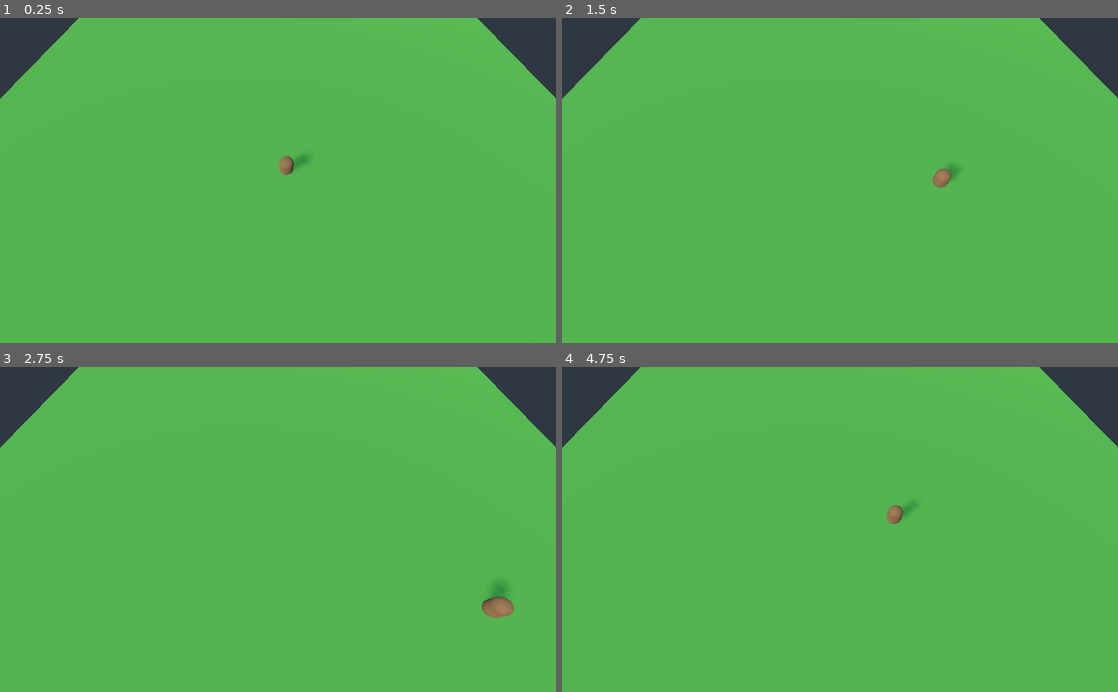
Above: before the commit, frames 1-4 (two rows, left to right).
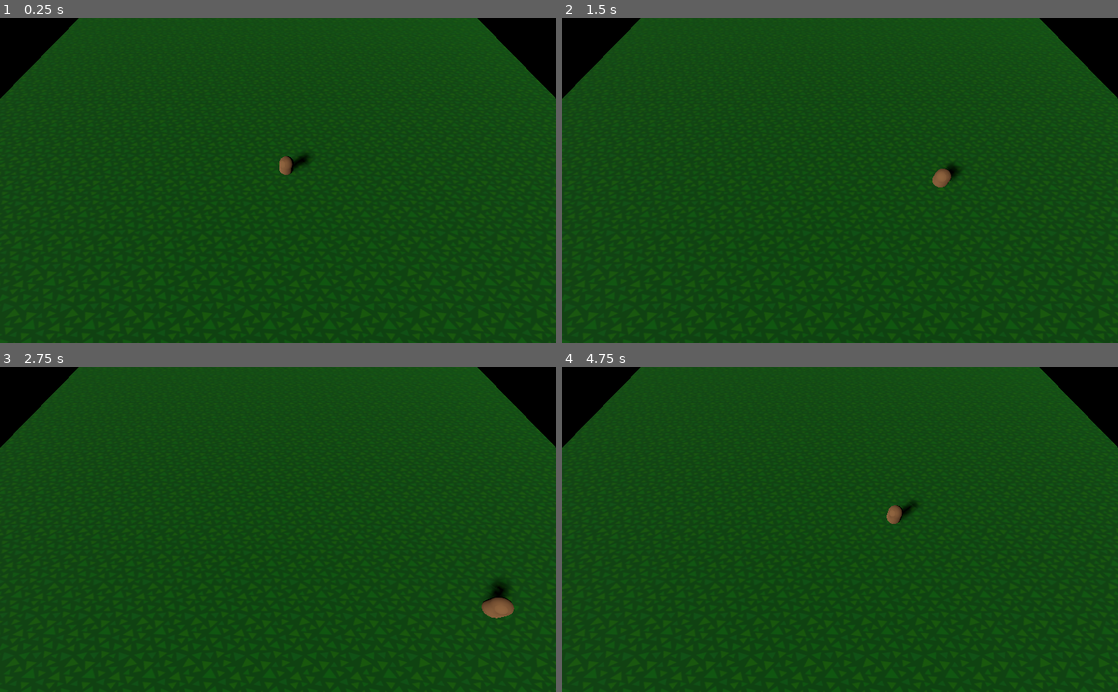
Above: after the commit, the same moments.

Repository: bmolyneaux/GGJ2020
Game: Godot game, scene res://Level/Level.tscn
The game is run twice, just before and just after one commit, with the same random seed, the same clock (stepped at 60 frames per second) and the same inputs.
Inputs:
- Up to frame 1 (0.25 s): no input
- Up to frame 2 (1.5 s): tap Enter at 0.5 s; hold D 0.53-1.28 s; tap Space at 0.77 s; hold S from 1.28 s (still down)
- Up to frame 3 (2.75 s): tap Space at 1.52 s; release S at 2.03 s; hold D from 2.03 s (still down)
- Up to frame 4 (4.75 s): release D at 2.78 s; hold W 2.78-3.53 s; tap Space at 3.02, 3.77, 4.52 s; hold A from 3.53 s (still down)

The runs differ from the first frame. In frame 1, 100% of the frame differs, in the area x 0-100%, y 0-100%; in frame 2, 100%; in frame 3, 100%; in frame 4, 100%.

Commit message:
Add texture to level

Diff:
--- a/Level/Level.tscn
+++ b/Level/Level.tscn
@@ -2,6 +2,7 @@
 
 [ext_resource path="res://Repairer/Repairer.tscn" type="PackedScene" id=1]
 [ext_resource path="res://Repairer/PlayerController.gd" type="Script" id=2]
+[ext_resource path="res://Assets/ground.png" type="Texture" id=3]
 
 [sub_resource type="BoxShape" id=1]
 
@@ -9,12 +10,11 @@
 
 [sub_resource type="SpatialMaterial" id=3]
 albedo_color = Color( 0.254902, 0.521569, 0.188235, 1 )
+albedo_texture = ExtResource( 3 )
+uv1_scale = Vector3( 50, 50, 50 )
 
-[sub_resource type="ProceduralSky" id=4]
-
-[sub_resource type="Environment" id=5]
+[sub_resource type="Environment" id=4]
 background_mode = 2
-background_sky = SubResource( 4 )
 tonemap_mode = 2
 
 [node name="Spatial" type="Spatial"]
@@ -42,7 +42,6 @@
 
 [node name="Camera" type="Camera" parent="CameraOrigin"]
 transform = Transform( 1, 0, 0, 0, 1, 0, 0, 0, 1, 0, 0, 6.63022 )
-current = true
 near = 0.1
 far = 20.0
 
@@ -52,4 +51,4 @@
 shadow_bias = 0.0
 
 [node name="WorldEnvironment" type="WorldEnvironment" parent="."]
-environment = SubResource( 5 )
+environment = SubResource( 4 )
Binary file added: Assets/ground.png
Not shown, added: Assets/ground.png.import
